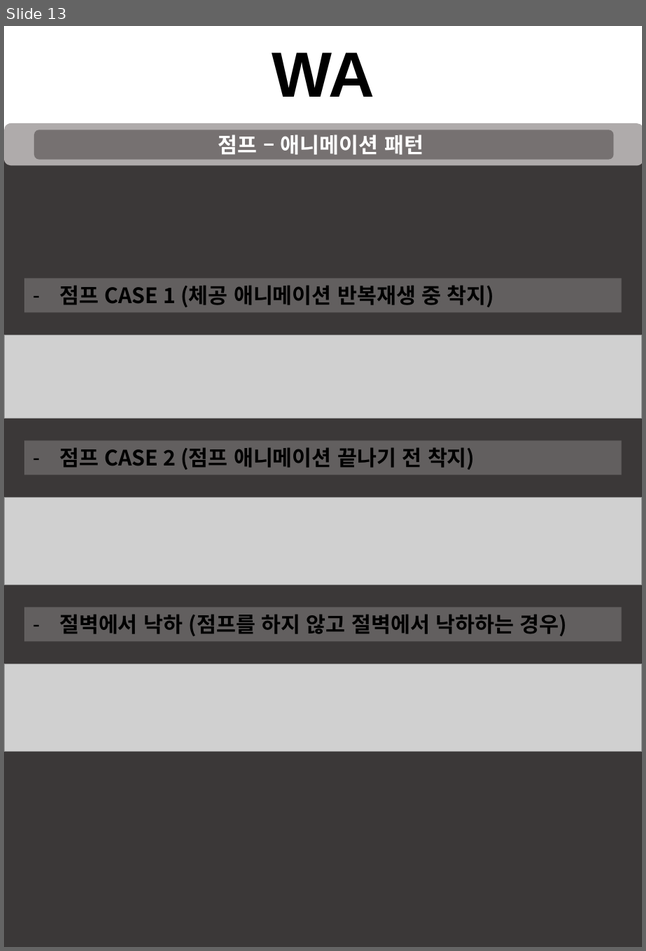
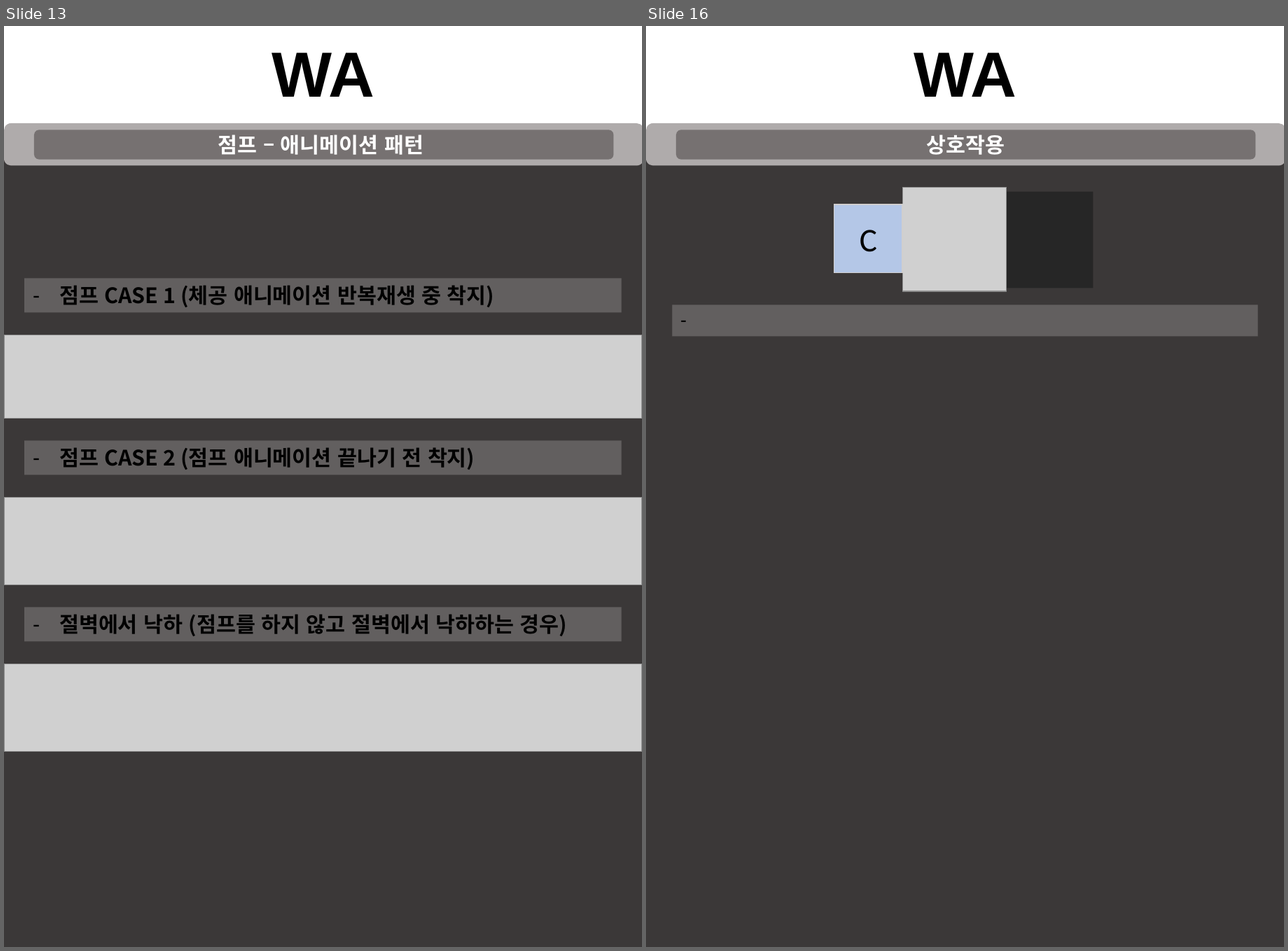
Before and after one commit to taeseongeom/WA, a slide deck: 기획서/신버전/캐릭터시스템.pptx. Shown side by side, each under a label of ours: slide 13 before the commit, slides 13 and 16 after it; the slides between them are not shown. The pictures are 646x951 and 1288x951 pixels, drawn with LibreOffice and Linux fonts; fonts in the diff are those of the drawing; grey boxes stand for pictures. Boxes give left, top, right and bottom in pixels: in the first picture for what was removed or moved away, otherwise in the second. Text is boxed around its words. In the diff, an @@ line names an element or a change of style, - is before the commit and + after.

```diff
--- a/기획서/신버전/캐릭터시스템.pptx
+++ b/기획서/신버전/캐릭터시스템.pptx
@@ slide 16 added at bbox=[646, 26, 1284, 947], background #FFFFFF @@
@@ text added at bbox=[913, 53, 1016, 97], 54 pt, text #000000, bold @@
+WA
@@ rectangle added at bbox=[646, 130, 1284, 946], fill #3B3838 @@
@@ rounded rectangle added at bbox=[646, 123, 1284, 165], fill #AFABAB @@
@@ rounded rectangle added at bbox=[676, 130, 1255, 160], fill #767171, 18 pt, text #FFFFFF, bold @@
+상호작용
@@ picture added at bbox=[902, 188, 1006, 291] @@
@@ rectangle added at bbox=[996, 192, 1093, 288], fill #262626 @@
@@ rectangle added at bbox=[834, 204, 902, 272], fill #B4C7E7, outline #D0CECE 1 pt, 28 pt, text #000000 @@
+C
@@ rectangle added at bbox=[673, 305, 1258, 336], fill #FFFFFF at 20% opacity @@
```
Also in this commit, not shown: 3 slides changed, 3 other slides added.
